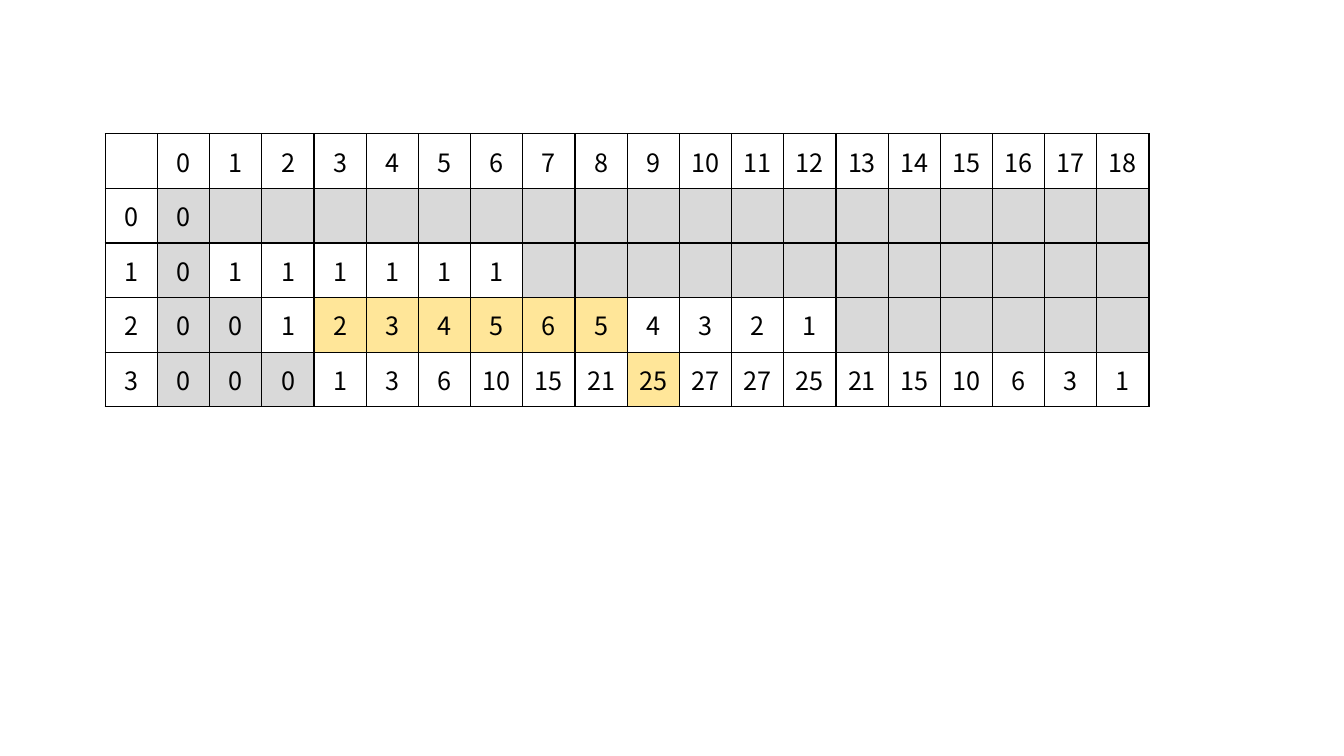
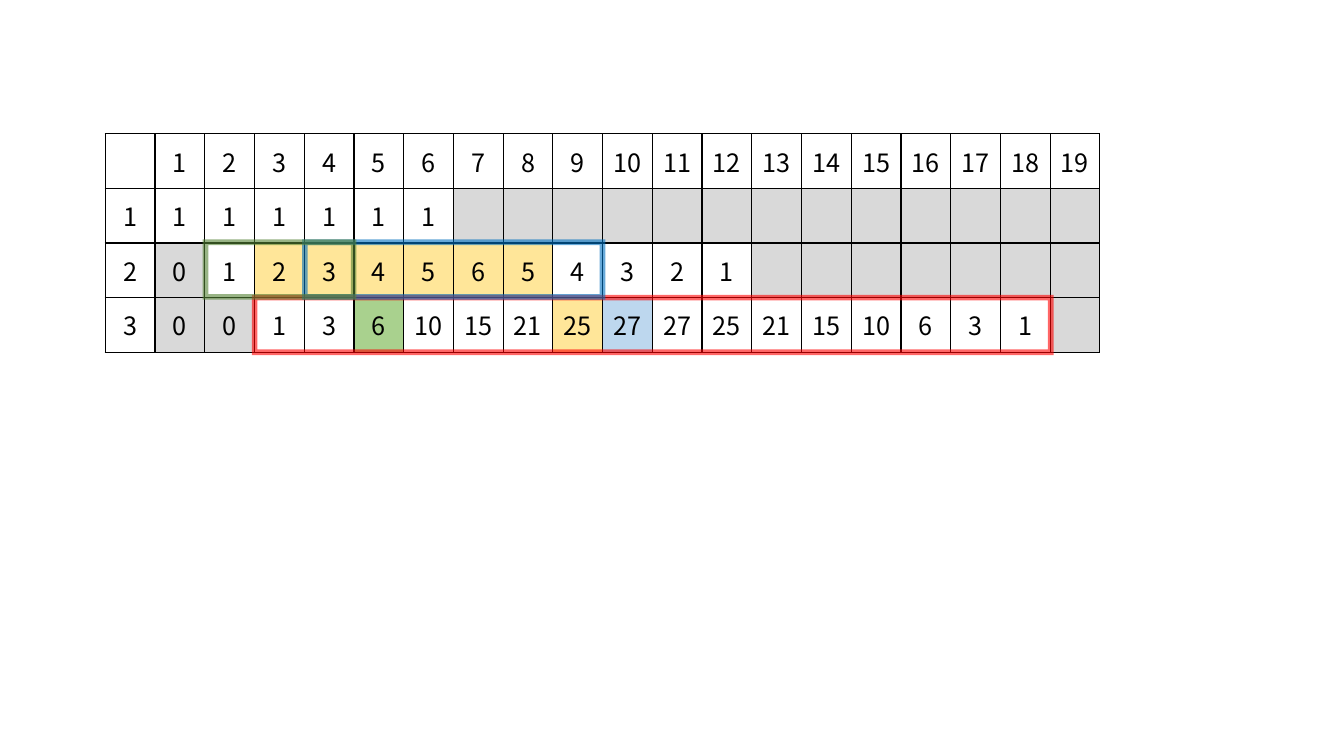
Before and after one commit to Hansimov/cs-notes, a slide deck: slide 7 of 高频代码题解示意图.pptx. Drawn at 1344x756 pixels with LibreOffice and Linux fonts; fonts in the diff are those of the drawing. Boxes give left, top, right and bottom in pixels: in the first picture for what was removed or moved away, otherwise in the second. Text is boxed around its words. In the diff, an @@ line names an element or a change of style, - is before the commit and + after.

```diff
--- a/高频代码题解示意图.pptx
+++ b/高频代码题解示意图.pptx
@@ table at (105, 134, 1093, 353) @@
-row 1:  | 0 | 1 | 2 | 3 | 4 | 5 | 6 | 7 | 8 | 9 | 10 | 11 | 12 | 13 | 14 | 15 | 16 | 17 | 18
-row 2: 0 | 0 |  |  |  |  |  |  |  |  |  |  |  |  |  |  |  |  |  | 
-row 3: 1 | 0 | 1 | 1 | 1 | 1 | 1 | 1 |  |  |  |  |  |  |  |  |  |  |  | 
-row 4: 2 | 0 | 0 | 1 | 2 | 3 | 4 | 5 | 6 | 5 | 4 | 3 | 2 | 1 |  |  |  |  |  | 
-row 5: 3 | 0 | 0 | 0 | 1 | 3 | 6 | 10 | 15 | 21 | 25 | 27 | 27 | 25 | 21 | 15 | 10 | 6 | 3 | 1
+row 1:  | 1 | 2 | 3 | 4 | 5 | 6 | 7 | 8 | 9 | 10 | 11 | 12 | 13 | 14 | 15 | 16 | 17 | 18 | 19
+row 2: 1 | 1 | 1 | 1 | 1 | 1 | 1 |  |  |  |  |  |  |  |  |  |  |  |  | 
+row 3: 2 | 0 | 1 | 2 | 3 | 4 | 5 | 6 | 5 | 4 | 3 | 2 | 1 |  |  |  |  |  |  | 
+row 4: 3 | 0 | 0 | 1 | 3 | 6 | 10 | 15 | 21 | 25 | 27 | 27 | 25 | 21 | 15 | 10 | 6 | 3 | 1 | 
@@ table: place and size @@
-table at (105, 134, 1153, 407)
+table at (105, 134, 1093, 353)
@@ rectangle added at (206, 242, 354, 296), outline #548235 4 pt @@
@@ rectangle added at (306, 242, 603, 296), outline #0070C0 4 pt @@
@@ rectangle added at (255, 297, 1052, 352), outline #FF0000 4 pt @@
```
Also in this commit, not shown: 4 other files.
